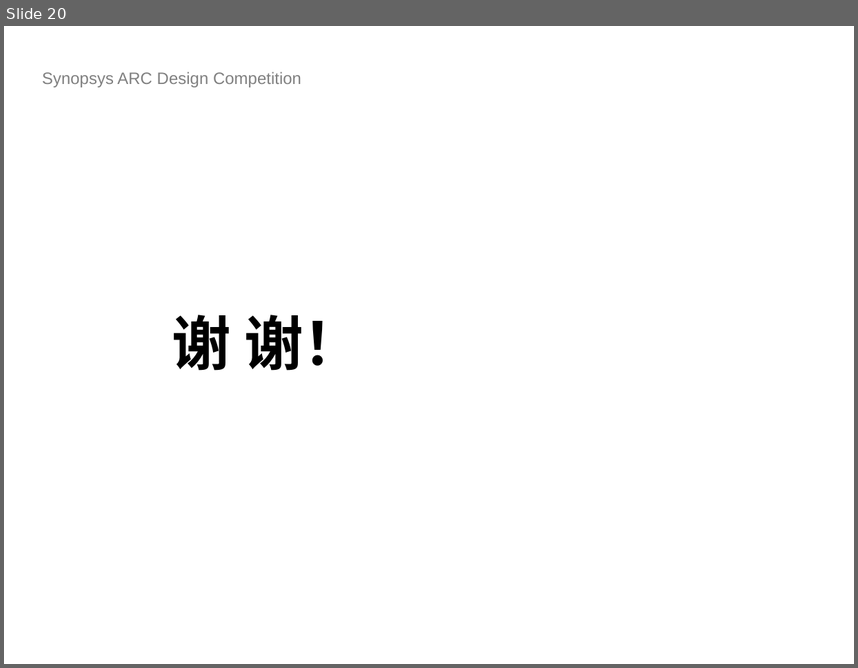
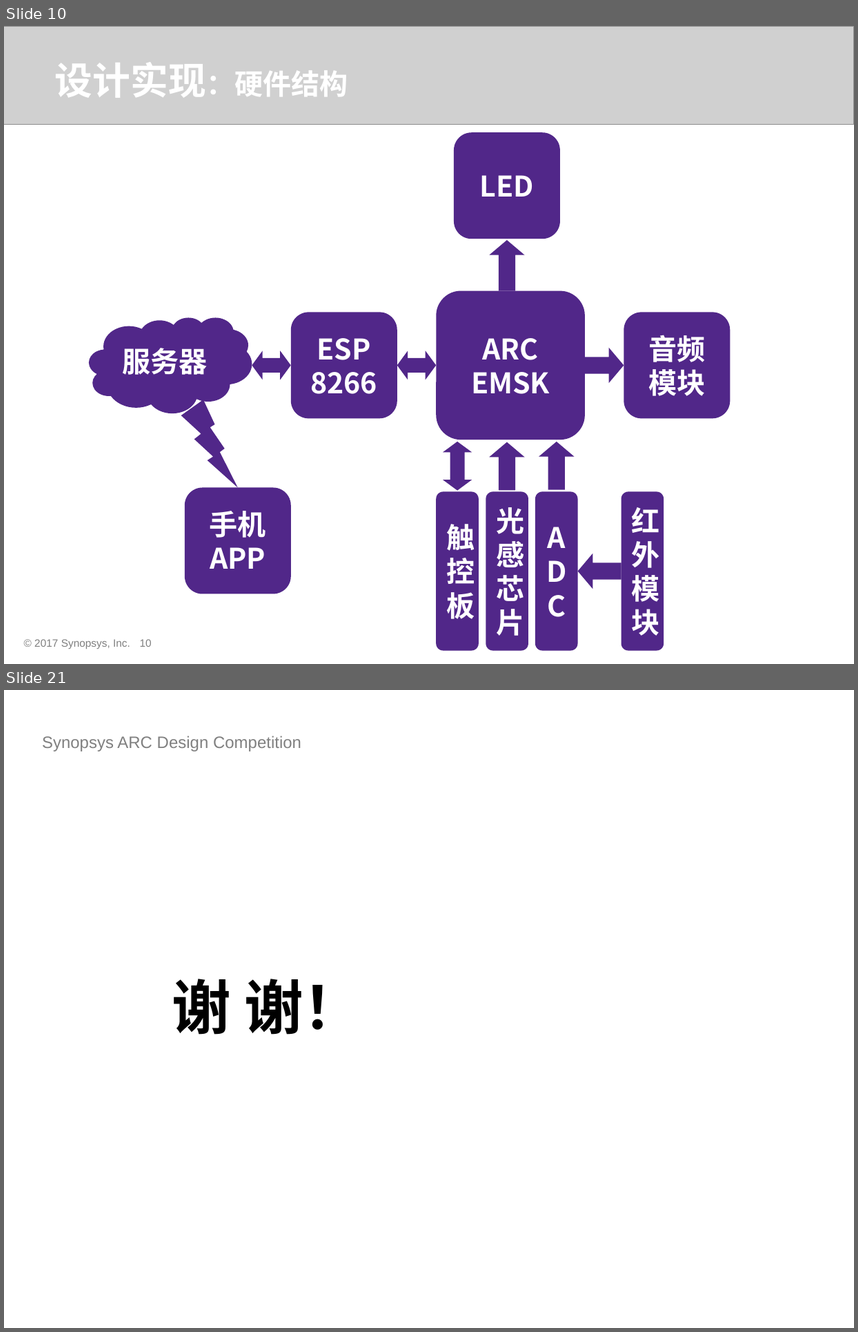
Before and after one commit to foss-for-synopsys-dwc-arc-processors/embarc_applications, a slide deck: arc_design_contest/2018/HUST_SmartLamp/doc/ICC312UP.pptx. Shown one above the other, each under a label of ours: slide 20 before the commit, slides 10 and 21 after it; the slides between them are not shown. The pictures are 858x668 and 858x1332 pixels, drawn with LibreOffice and Linux fonts; fonts in the diff are those of the drawing; grey boxes stand for pictures; background and template pictures are left out. Boxes give left, top, right and bottom in pixels: in the first picture for what was removed or moved away, otherwise in the second. Text is boxed around its words. In the diff, an @@ line names an element or a change of style, - is before the commit and + after.

```diff
--- a/arc_design_contest/2018/HUST_SmartLamp/doc/ICC312UP.pptx
+++ b/arc_design_contest/2018/HUST_SmartLamp/doc/ICC312UP.pptx
@@ slide 10 added at [4,26,854,664], background #FFFFFF @@
@@ picture added at [4,26,854,125] @@
@@ text added at [55,62,348,98], 24 pt, text #FFFFFF, bold @@
+设计实现：硬件结构
@@ rounded rectangle added at [454,132,560,239], fill #512789, 24 pt, text #FFFFFF, bold @@
+LED
@@ down arrow added at [489,240,525,291], fill #512789 @@
@@ rounded rectangle added at [436,290,584,439], fill #512789, 24 pt, text #FFFFFF, bold @@
+ARC
+EMSK
@@ rounded rectangle added at [291,312,397,418], fill #512789, 24 pt, text #FFFFFF, bold @@
+ESP
+8266
@@ rounded rectangle added at [624,312,730,418], fill #512789, 24 pt, text #FFFFFF, bold @@
+音频模块
@@ cloud added at [89,318,252,413], fill #512789, 24 pt, text #FFFFFF, bold @@
+服务器
@@ left right arrow added at [252,351,291,380], fill #512789 @@
@@ left right arrow added at [397,351,436,380], fill #512789 @@
@@ down arrow added at [584,348,624,383], fill #512789 @@
@@ lightning bolt added at [181,399,238,487], fill #512789 @@
@@ left right arrow added at [443,441,472,490], fill #512789 @@
@@ down arrow added at [489,441,525,490], fill #512789 @@
@@ down arrow added at [539,441,575,490], fill #512789 @@
@@ rounded rectangle added at [184,488,290,594], fill #512789, 24 pt, text #FFFFFF, bold @@
+手机APP
@@ rounded rectangle added at [436,491,478,650], fill #512789, 24 pt, text #FFFFFF, bold @@
+触控板
@@ rounded rectangle added at [486,491,528,650], fill #512789, 24 pt, text #FFFFFF, bold @@
+光感芯片
@@ rounded rectangle added at [535,491,578,650], fill #512789, 24 pt, text #FFFFFF, bold @@
+ADC
@@ rounded rectangle added at [621,491,664,650], fill #512789, 24 pt, text #FFFFFF, bold @@
+红外模块
@@ down arrow added at [578,552,622,588], fill #512789 @@
@@ text added at [34,639,130,648], 9 pt, text #808080 @@
+© 2017 Synopsys, Inc.
@@ page number added at [140,639,152,646], 9 pt, text #808080 @@
+10
@@ what was slide 20 is now slide 21 @@
```
Also in this commit, not shown: 6 slides changed, 13 other slides added, 13 slides removed.
